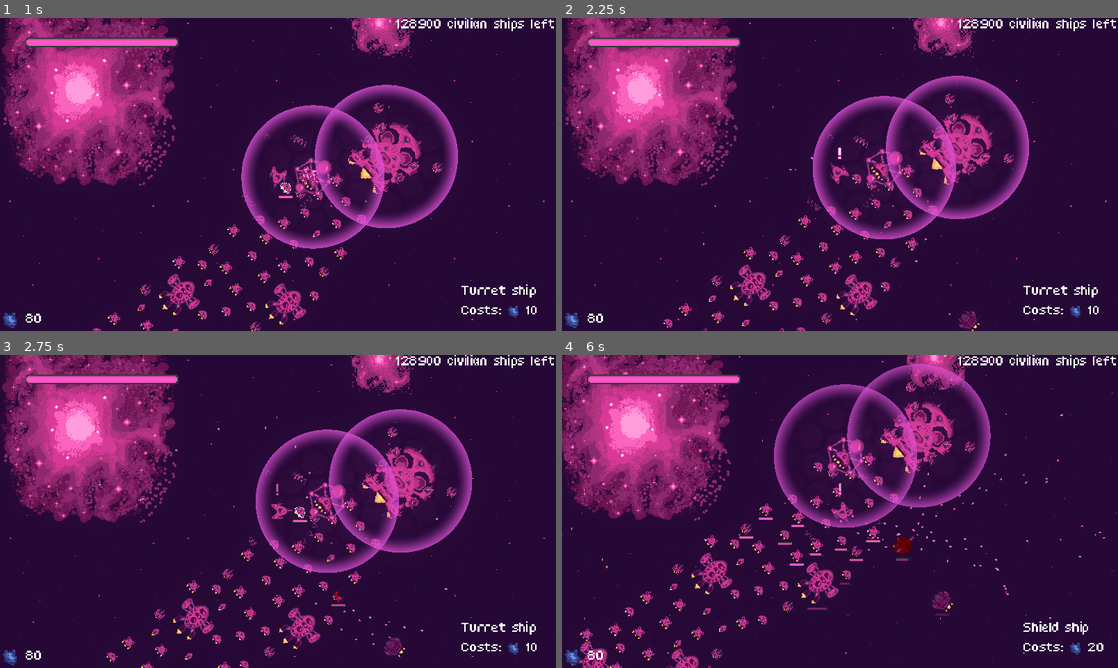
Above: before the commit, frames 1-4 (two rows, left to right).
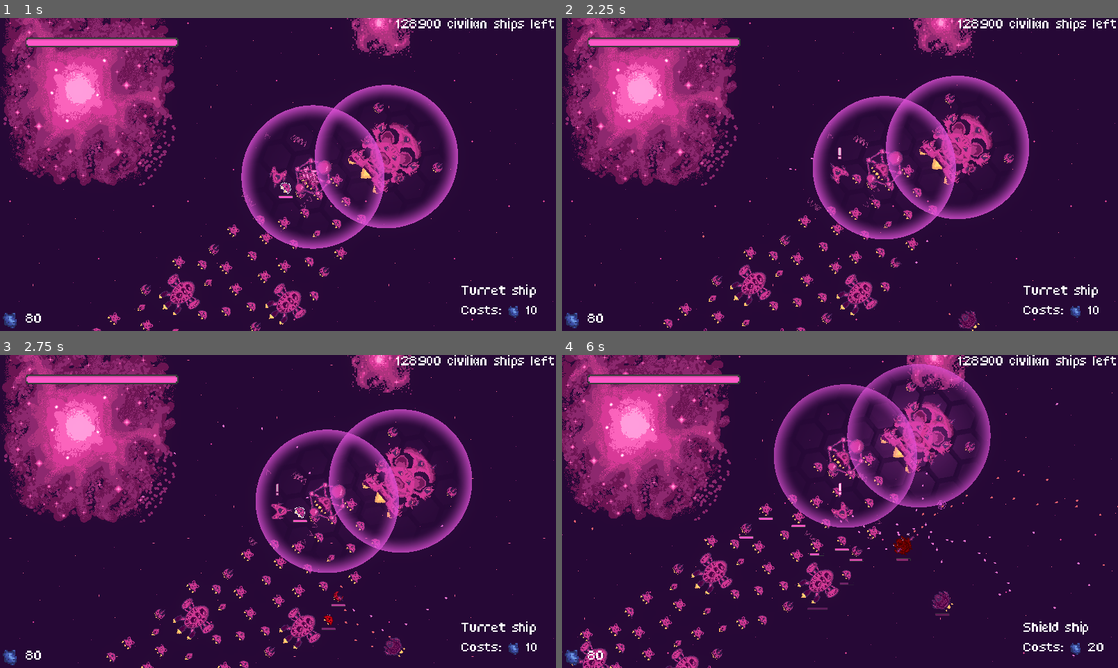
Above: after the commit, the same moments.

Repository: bear-minimum-studio/space-bear
Game: Godot game, scene res://Game.tscn
Same seed, same stepped clock (60 frames per second), same inputs: the game is played once before the commit and once after it.
Inputs:
- Up to frame 1 (1 s): tap Enter (upgrade) at 0.5 s; hold Right (turn_right) from 0.53 s (still down); hold X (cycle_selection) from 0.53 s (still down)
- Up to frame 2 (2.25 s): release Right (turn_right) at 1.28 s; release X (cycle_selection) at 1.28 s; hold Ctrl (brake) 1.28-2.03 s; tap Down (decelerate) at 1.35 s; hold Right (turn_right) from 2.03 s (still down); hold Space (fire) from 2.03 s (still down)
- Up to frame 3 (2.75 s): keep holding Right (turn_right); keep holding Space (fire)
- Up to frame 4 (6 s): release Right (turn_right) at 2.78 s; release Space (fire) at 2.78 s; hold Up (accelerate) 2.78-3.53 s; tap G (grappling_hook) at 2.85, 5.85 s; hold X (cycle_selection) 3.53-4.28 s; hold Left (turn_left) 3.53-5.03 s; tap Down (decelerate) at 4.35 s; hold Ctrl (brake) 5.03-5.78 s; hold Space (fire) 5.03-5.78 s; hold Right (turn_right) from 5.78 s (still down)

Frame 1 is identical in both runs. In frame 2, less than 0.1% of the frame differs, in the area x 25-66%, y 41-79%; in frame 3, 0.2%; in frame 4, 0.8%, in the area x 1-100%, y 14-97%.

Commit message:
feat: add laser turret

Diff:
--- a/laser/Laser.tscn
+++ b/laser/Laser.tscn
@@ -29,6 +29,8 @@
 	if coll == Vector2.ZERO:
 		distance = range
 	else:
+		var body_or_area = ray_cast_2d.get_collider()
+		_hit(body_or_area)
 		distance = (coll - global_position).length()
 
 	_update_sprite_length(distance)
@@ -48,6 +50,11 @@
 
 	var last_point_index = line_2d.get_point_count() - 1
 	line_2d.set_point_position(last_point_index, length * Vector2.RIGHT)
+
+func _hit(area_or_body):
+	var health_system = area_or_body.find_child(\"HealthSystem\")
+	if health_system != null:
+		health_system.on_hit()
 "
 
 [sub_resource type="Animation" id="Animation_66l76"]
--- a/npc/Turret.gd
+++ b/npc/Turret.gd
@@ -15,6 +15,8 @@
 	TurretType.ALLY: preload("res://bullet/PlayerBullet.tscn"),
 }
 
+var laser = preload("res://laser/Laser.tscn")
+
 @export_range(0, PI, PI/32) var rotation_range: float = PI
 @export_range(0.1,10.0,0.1,"or_greater") var rotation_speed = 5.0
 
@@ -23,6 +25,12 @@
 @export_range(0.5,50.0) var bullets_per_second = 5.0
 @onready var shooting_speed = 1.0 / bullets_per_second
 var _reloading = false
+
+enum ProjectileType {
+	BULLET,
+	LASER
+}
+@export var projectile_type = ProjectileType.BULLET
 
 @onready var nozzle = $Nozzle
 
@@ -58,6 +66,12 @@
 	pass
 
 func shoot():
+	if projectile_type == ProjectileType.BULLET:
+		_shoot_bullet()
+	else:
+		_shoot_laser()
+
+func _shoot_bullet():
 	if _reloading:
 		return
 
@@ -71,3 +85,20 @@
 	_reloading = true
 	await get_tree().create_timer(shooting_speed).timeout
 	_reloading = false
+
+# TODO take this stuff out, add parameters
+var _laser_reloading = false
+const LASER_RELOAD = 1
+func _shoot_laser():
+	if _laser_reloading:
+		return
+
+	var new_laser = laser.instantiate()
+	new_laser.range = collision_shape_2d.shape.radius
+	new_laser.global_rotation = self.global_rotation
+	new_laser.global_position = self.global_position
+	WorldReference.current_world.add_child(new_laser)
+
+	_laser_reloading = true
+	await get_tree().create_timer(LASER_RELOAD).timeout
+	_laser_reloading = false
